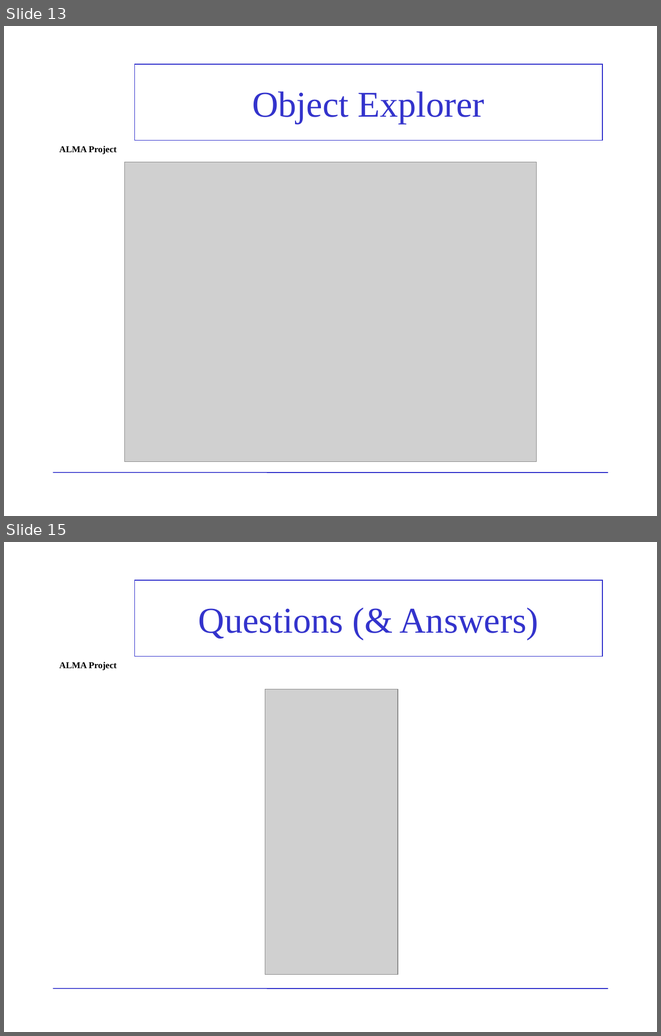
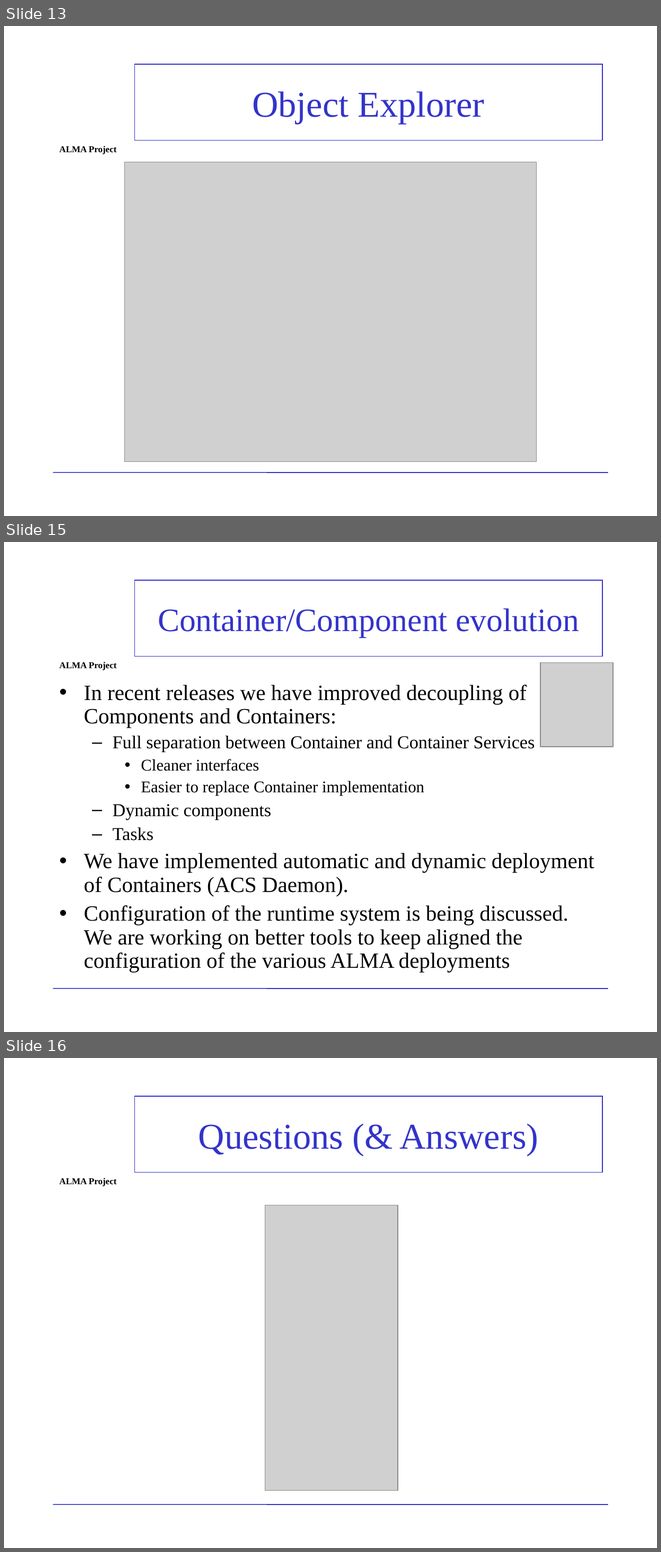
Before and after one commit to ACS-Community/ACS, a slide deck: Documents/ACS-Course/ACSCourse-01c-ContComp.ppt. Shown one above the other, each under a label of ours: slides 13 and 15 before the commit, slides 13, 15 and 16 after it; the slides between them are not shown. The pictures are 661x1036 and 661x1552 pixels, drawn with LibreOffice and Linux fonts; fonts in the diff are those of the drawing; grey boxes stand for pictures; background and template pictures are left out. Boxes give left, top, right and bottom in pixels: in the first picture for what was removed or moved away, otherwise in the second. Text is boxed around its words. In the diff, an @@ line names an element or a change of style, - is before the commit and + after.

```diff
--- a/Documents/ACS-Course/ACSCourse-01c-ContComp.ppt
+++ b/Documents/ACS-Course/ACSCourse-01c-ContComp.ppt
@@ slide 15 added at [4,542,657,1032], background picture (left out); not listed: 2 template elements that a slide beside it also shows @@
@@ title added at [134,580,603,656], outline #3333CC 0.99 pt, 36 pt, text #3333CC @@
+Container/Component evolution
@@ picture added at [540,663,612,747] @@
@@ text added at [84,685,594,972], 24 pt, text #000000 @@
+• In recent releases we have improved decoupling of Components and Containers:
+  – Full separation between Container and Container Services
+    • Cleaner interfaces
+    • Easier to replace Container implementation
+  – Dynamic components
+  – Tasks
+• We have implemented automatic and dynamic deployment of Containers (ACS Daemon).
+• Configuration of the runtime system is being discussed. We are working on better tools to keep aligned the configuration of the various ALMA deployments
@@ page number added at [472,988,608,1021], 14 pt, text #FFFFFF @@
+15
@@ what was slide 15 is now slide 16 @@
```
Also in this commit, not shown: 1 slide changed, 1 other slide added, 1 slide removed, 2 other files.
